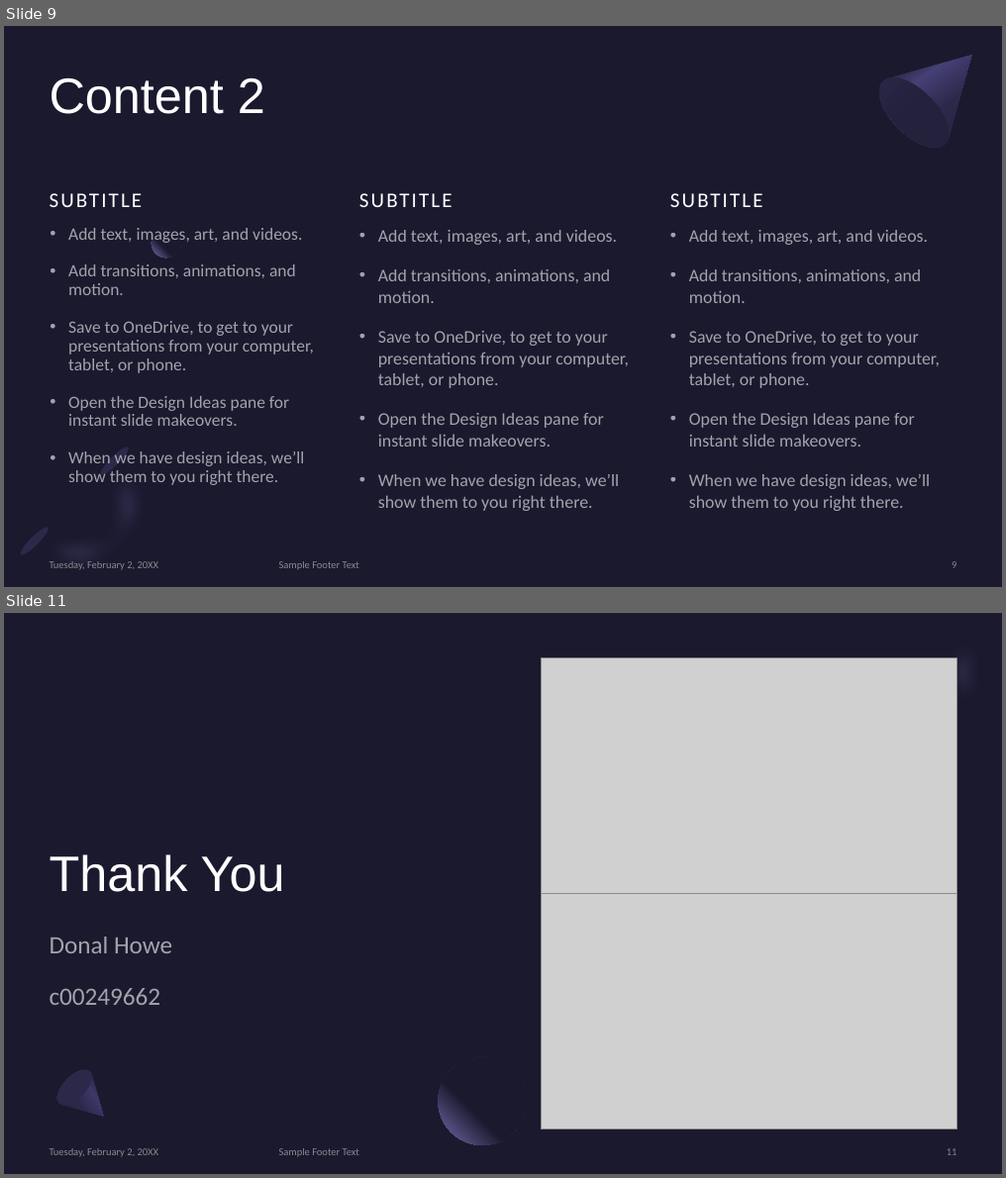
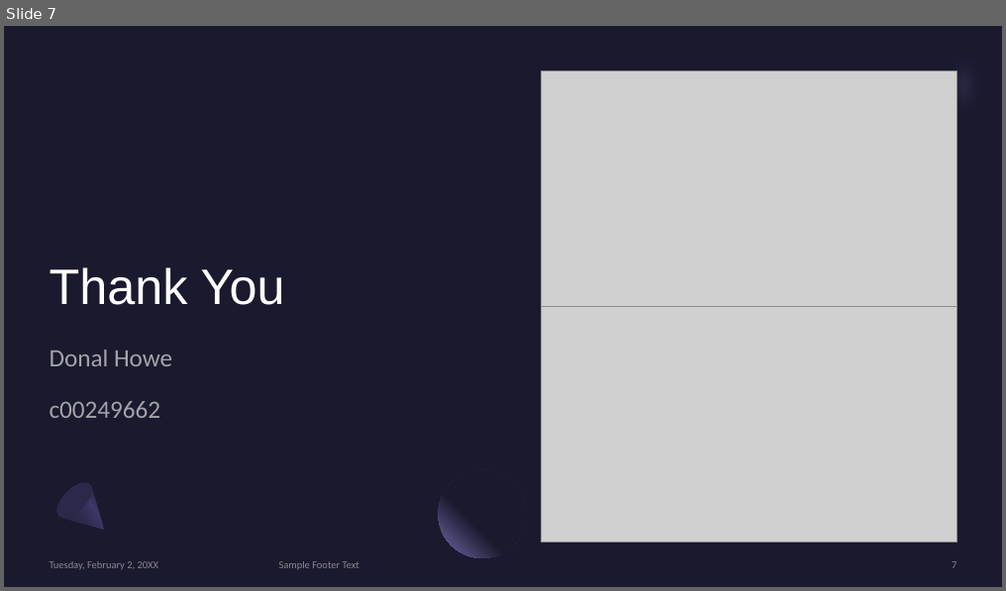
Before and after one commit to DonalHowe/FYP_Pathfinding, a slide deck: Documents/A comparison between A.pptx. Shown one above the other, each under a label of ours: slides 9 and 11 before the commit, slide 7 after it; the slides between them are not shown. The pictures are 1006x1178 and 1006x591 pixels, drawn with LibreOffice and Linux fonts; fonts in the diff are those of the drawing; grey boxes stand for pictures. Boxes give left, top, right and bottom in pixels: in the first picture for what was removed or moved away, otherwise in the second. Text is boxed around its words. In the diff, an @@ line names an element or a change of style, - is before the commit and + after.

```diff
--- a/Documents/A comparison between A.pptx
+++ b/Documents/A comparison between A.pptx
@@ slide 9 removed at (x1=4, y1=26, x2=1002, y2=587), background #1B192E @@
@@ freeform shape removed at (x1=867, y1=26, x2=1002, y2=160) @@
@@ title removed at (x1=50, y1=78, x2=265, y2=114) @@
-Content 2
@@ ellipse removed at (x1=867, y1=66, x2=960, y2=160) @@
@@ text removed at (x1=49, y1=168, x2=341, y2=212) @@
-SUBTITLE
@@ text removed at (x1=359, y1=168, x2=651, y2=212) @@
-SUBTITLE
@@ text removed at (x1=670, y1=168, x2=962, y2=212) @@
-SUBTITLE
@@ text removed at (x1=68, y1=228, x2=314, y2=485) @@
-• Add text, images, art, and videos.
-• Add transitions, animations, and motion.
-• Save to OneDrive, to get to your presentations from your computer, tablet, or phone.
-• Open the Design Ideas pane for instant slide makeovers.
-• When we have design ideas, we’ll show them to you right there.
@@ ellipse removed at (x1=152, y1=228, x2=180, y2=258) @@
@@ text removed at (x1=378, y1=230, x2=629, y2=511) @@
-• Add text, images, art, and videos.
-• Add transitions, animations, and motion.
-• Save to OneDrive, to get to your presentations from your computer, tablet, or phone.
-• Open the Design Ideas pane for instant slide makeovers.
-• When we have design ideas, we’ll show them to you right there.
@@ text removed at (x1=689, y1=230, x2=940, y2=511) @@
-• Add text, images, art, and videos.
-• Add transitions, animations, and motion.
-• Save to OneDrive, to get to your presentations from your computer, tablet, or phone.
-• Open the Design Ideas pane for instant slide makeovers.
-• When we have design ideas, we’ll show them to you right there.
@@ freeform shape removed at (x1=13, y1=439, x2=183, y2=587) @@
@@ ellipse removed at (x1=98, y1=445, x2=132, y2=478) @@
@@ ellipse removed at (x1=18, y1=525, x2=52, y2=558) @@
@@ text removed at (x1=50, y1=562, x2=159, y2=570) @@
-Tuesday, February 2, 20XX
@@ text removed at (x1=279, y1=562, x2=359, y2=570) @@
-Sample Footer Text
@@ page number removed at (x1=951, y1=562, x2=956, y2=569) @@
-9
@@ what was slide 11 is now slide 7 @@
@@ page number at (x1=951, y1=562, x2=956, y2=569): text changed @@
-11
+7
```
Also in this commit, not shown: 2 slides changed, 3 other slides removed.
